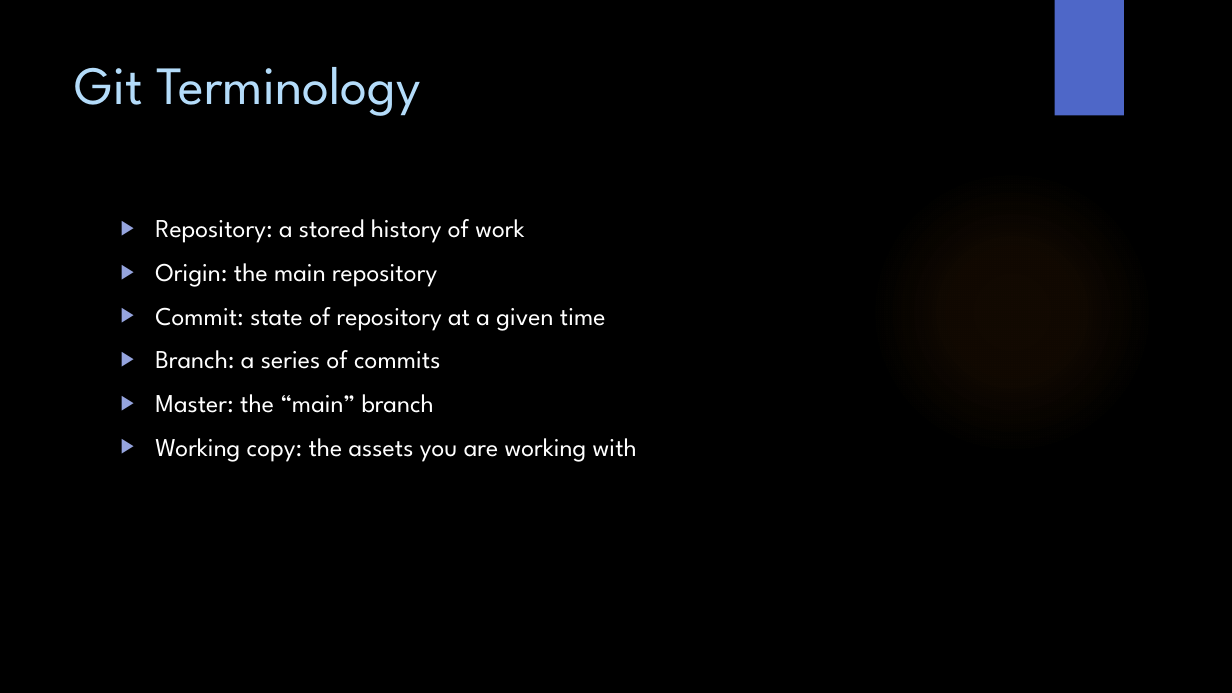
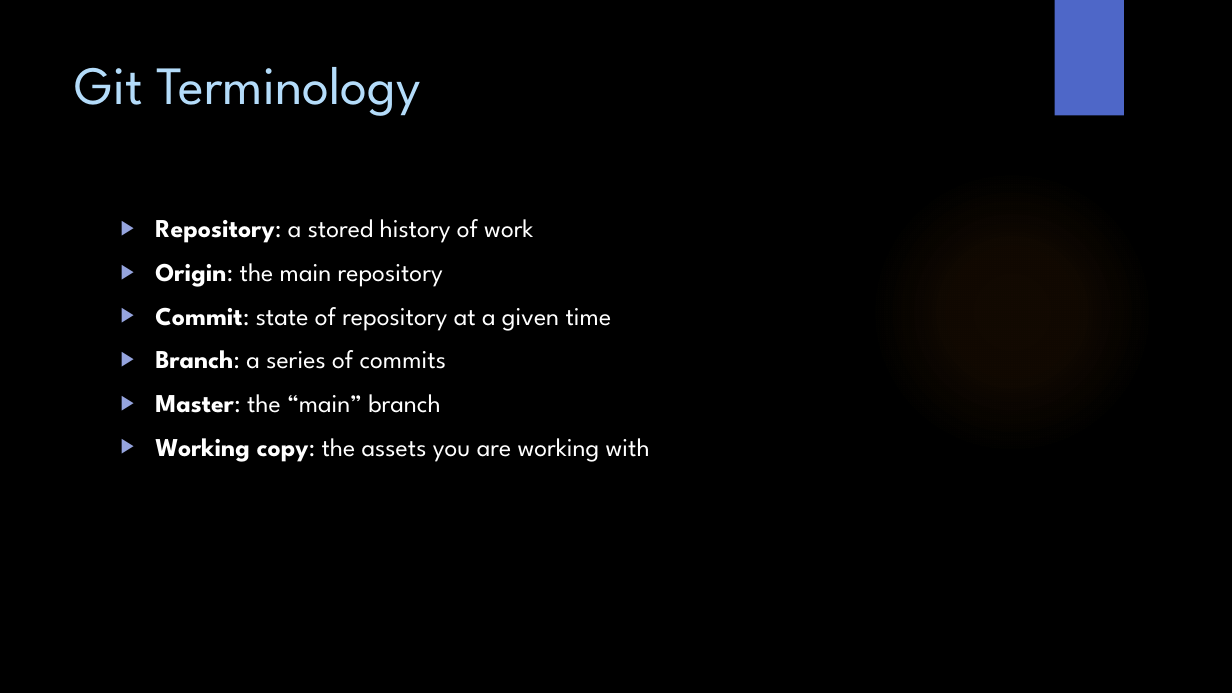
Before and after one commit to WitsSoftDev/SoftDev2016, a slide deck: slide 12 of Session 1/Softdev Session 1 2016.pptx (slide 9 before the commit). Drawn at 1232x693 pixels with LibreOffice and Linux fonts; fonts in the diff are those of the drawing; background and template pictures are left out. Boxes give left, top, right and bottom in pixels: in the first picture for what was removed or moved away, otherwise in the second. Text is boxed around its words. In the diff, an @@ line names an element or a change of style, - is before the commit and + after.

```diff
--- a/Session 1/Softdev Session 1 2016.pptx
+++ b/Session 1/Softdev Session 1 2016.pptx
@@ text "Repository: a stored history of ..." at (x1=155, y1=219, x2=650, y2=462): bold on in "Repository:", "Origin:", "Commit:", "Branch:" and 2 more places @@
```
Also in this commit, not shown: 2 other slides changed, 3 slides added, 1 other file.
